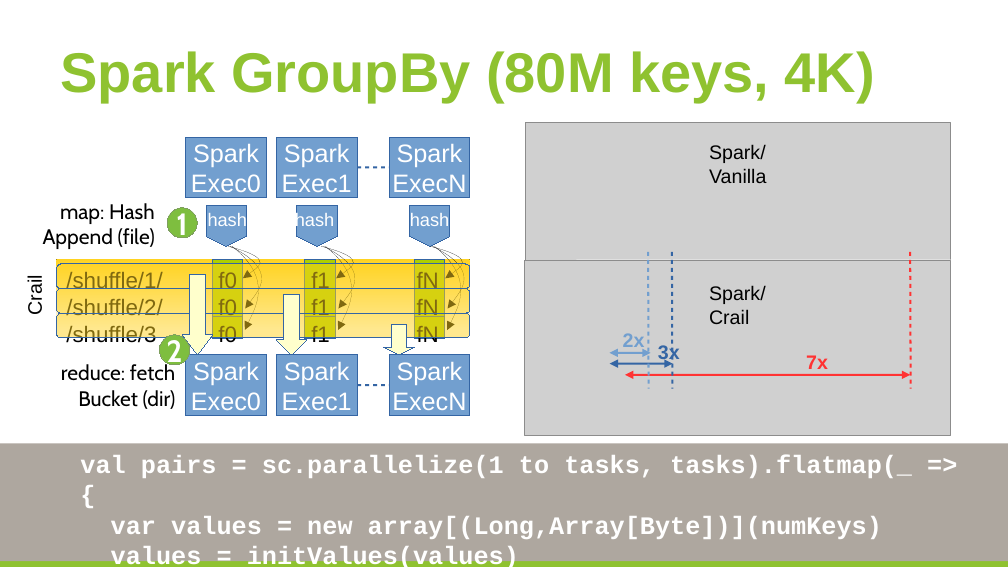
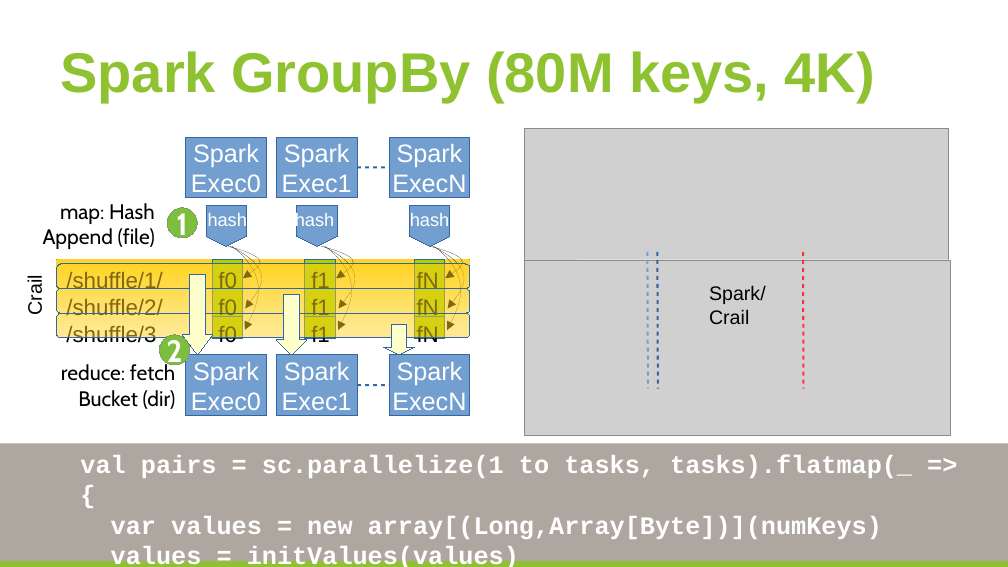
Before and after one commit to huangyibo/spark-summit-17, a slide deck: slide 22 of crail-spark-summit.odp. Drawn at 1008x567 pixels with LibreOffice and Linux fonts; fonts in the diff are those of the drawing; grey boxes stand for pictures; background and template pictures are left out. Boxes give left, top, right and bottom in pixels: in the first picture for what was removed or moved away, otherwise in the second. Text is boxed around its words. In the diff, an @@ line names an element or a change of style, - is before the commit and + after.

Commit message:
groupby

```diff
--- a/crail-spark-summit.odp
+++ b/crail-spark-summit.odp
@@ picture: place and size @@
-picture at [525, 123, 951, 300]
+picture at [525, 129, 949, 298]
@@ text removed at [709, 144, 766, 183] @@
-Spark/
-Vanilla
@@ line moved from (672, 252) - (672, 389) to (657, 252) - (658, 389) @@
@@ line moved from (910, 252) - (910, 389) to (803, 252) - (803, 389) @@
@@ double arrow removed from (610, 353) to (650, 353) @@
@@ text removed at [623, 333, 645, 351] @@
-2x
@@ text removed at [658, 345, 680, 364] @@
-3x
@@ text removed at [806, 355, 828, 369] @@
-7x
@@ double arrow removed from (610, 364) to (672, 364) @@
@@ double arrow removed from (625, 375) to (910, 375) @@
```
Also in this commit, not shown: 1 other slide changed, 1 other file.
